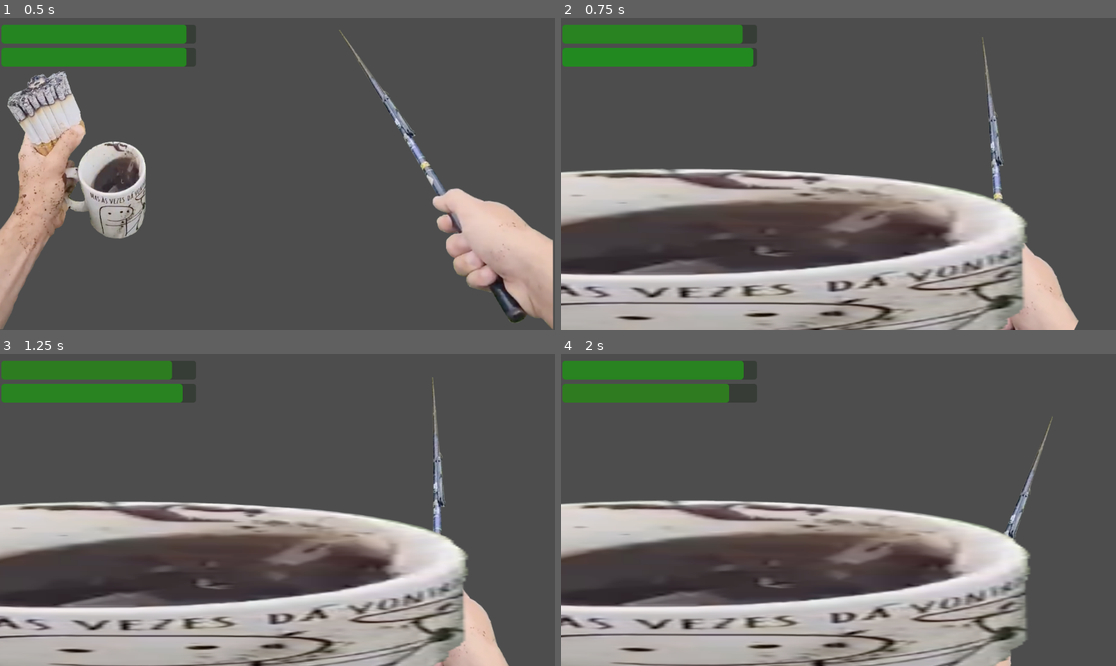
Above: before the commit, frames 1-4 (two rows, left to right).
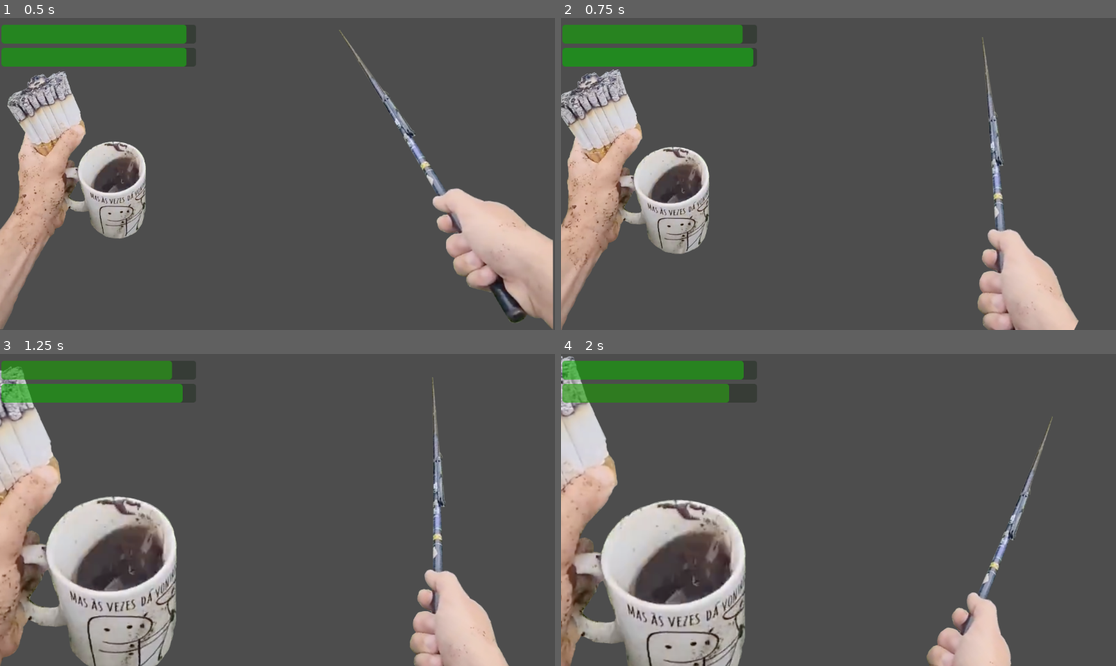
Above: after the commit, the same moments.

Repository: Keenan-Nicholson/chain-smoking-n-fishin-sim
Game: Godot game, scene res://scenes/levels/fishin.tscn
Two runs of this game, one before a commit and one after it. Both use one fixed random seed, a clock stepped at 60 frames per second and the inputs below.
Inputs:
- Up to frame 1 (0.5 s): no input
- Up to frame 2 (0.75 s): tap Enter (ui_accept) at 0.5 s; hold D from 0.53 s (still down)
- Up to frame 3 (1.25 s): keep holding D; tap Enter (ui_accept) at 0.77 s
- Up to frame 4 (2 s): release D at 1.28 s; hold S from 1.28 s (still down); tap Enter (ui_accept) at 1.52 s

Frame 1 is identical in both runs. In frame 2, 37% of the frame differs, in the area x 0-84%, y 16-100%; in frame 3, 35%; in frame 4, 34%.

Commit message:
tweeeeen

Diff:
--- a/scenes/cigs_sprite.gd
+++ b/scenes/cigs_sprite.gd
@@ -21,12 +21,23 @@
 		)
 
 func _input(_event: InputEvent) -> void:
-	# smoke
 	if Input.is_key_pressed(KEY_S) and not Input.is_key_pressed(KEY_D):
-		var current_s_time = Time.get_ticks_msec() / 1000.0  # Get time in seconds
+		var current_s_time = Time.get_ticks_msec() / 1000.0
 		if current_s_time - last_s_key_press_time >= key_cooldown:
-			scale.x = lerp(0,1,5)
-			scale.y = lerp(1,0,0)
+			# Create a new tween
+			var tween = create_tween()
+
+			# Scale up over 1 second
+			tween.tween_property(self, "scale", Vector2(1,1), 1.0) \
+				.set_trans(Tween.TRANS_SINE) \
+				.set_ease(Tween.EASE_IN_OUT)
+
+			# Scale down over 1 second AFTER scaling up finishes
+			tween.chain().tween_property(self, "scale", original_scale, 1.0) \
+				.set_trans(Tween.TRANS_SINE) \
+				.set_ease(Tween.EASE_IN_OUT)
+
+			# Play sound
 			drag.play()
 			last_s_key_press_time = current_s_time
 
@@ -34,8 +45,18 @@
 	if Input.is_key_pressed(KEY_D) and not Input.is_key_pressed(KEY_S):
 		var current_d_time = Time.get_ticks_msec() / 1000.0  # Get time in seconds
 		if current_d_time - last_d_key_press_time >= key_cooldown:
-			scale.x = lerp(0,1,5)
-			scale.y = lerp(1,0,0)
+
+			var tween = create_tween()
+			# Scale up over 1 second
+			tween.tween_property(self, "scale", Vector2(1,1), 1.0) \
+				.set_trans(Tween.TRANS_SINE) \
+				.set_ease(Tween.EASE_IN_OUT)
+
+			# Scale down over 1 second AFTER scaling up finishes
+			tween.chain().tween_property(self, "scale", original_scale, 1.0) \
+				.set_trans(Tween.TRANS_SINE) \
+				.set_ease(Tween.EASE_IN_OUT)
+
 			sip.play()
 			last_d_key_press_time = current_d_time
 
--- a/scenes/levels/fishin.tscn
+++ b/scenes/levels/fishin.tscn
@@ -58,7 +58,5 @@
 offset_top = 62.0
 offset_right = 407.0
 offset_bottom = 101.0
-theme_override_colors/font_color = Color(1, 0, 0, 1)
-theme_override_colors/font_outline_color = Color(0, 0, 0, 1)
 value = 100.0
 show_percentage = false
